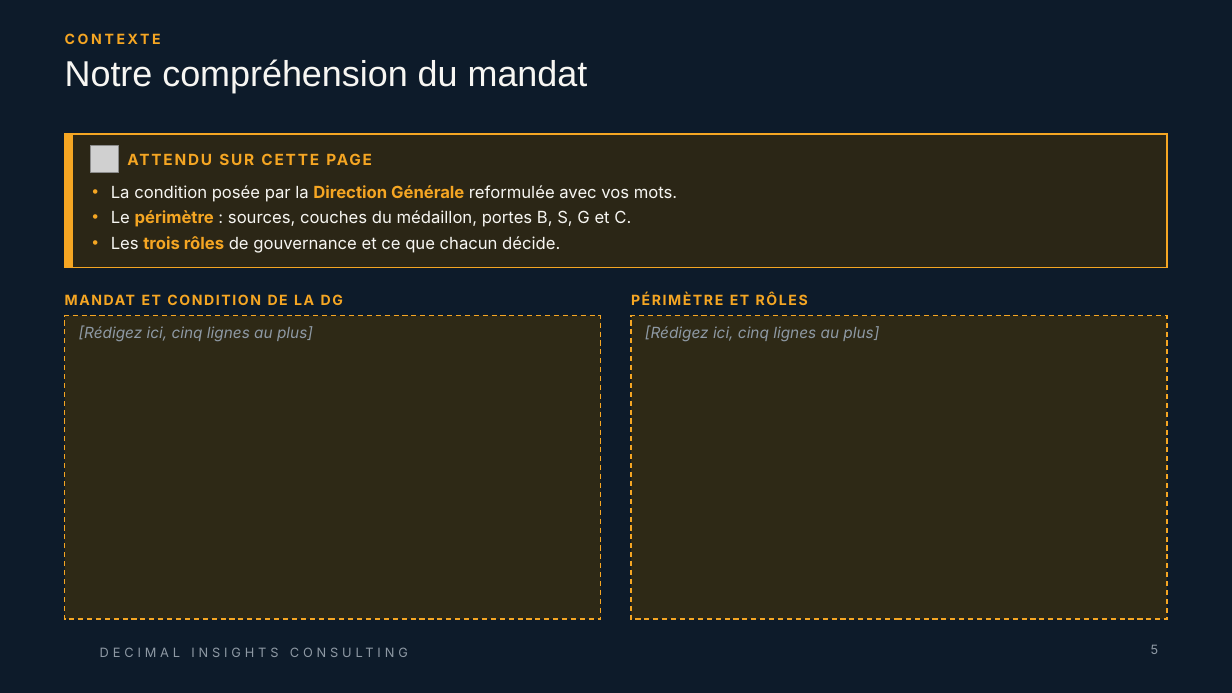
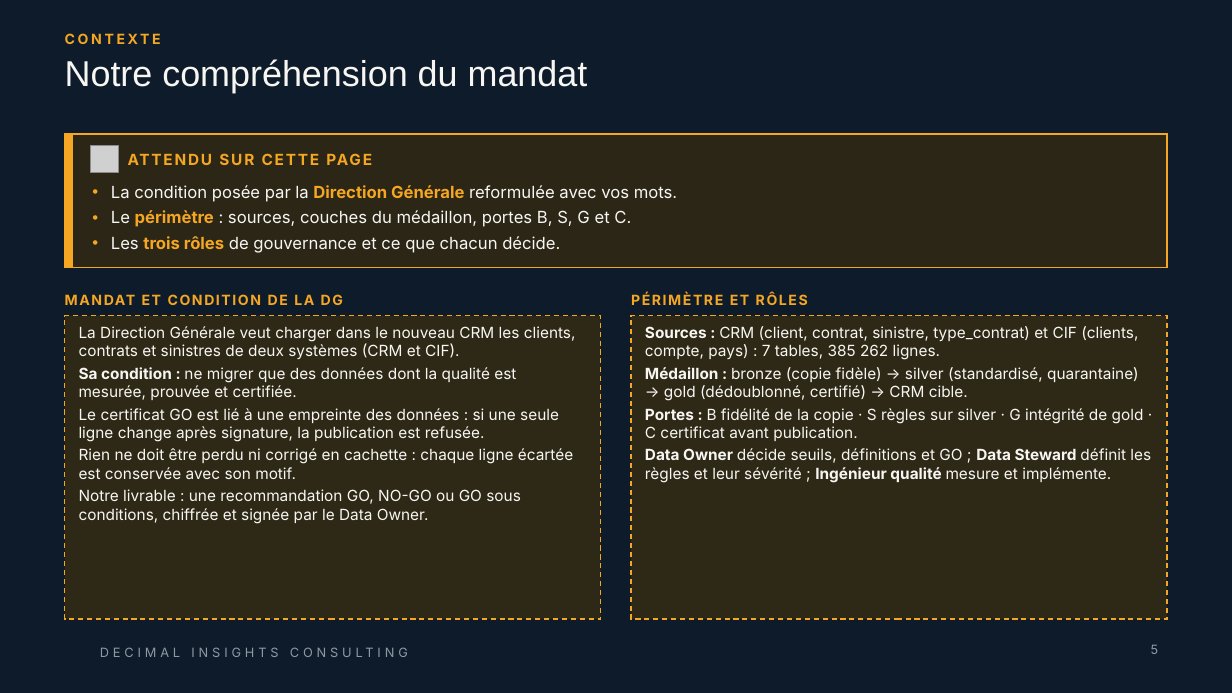
Before and after one commit to linam02/td-qualite-g04, a slide deck: slide 5 of livrables/Livrable_Groupe_TD_AssurConnect.pptx. Drawn at 1232x693 pixels with LibreOffice and Linux fonts; fonts in the diff are those of the drawing; grey boxes stand for pictures; background and template pictures are left out. Boxes give left, top, right and bottom in pixels: in the first picture for what was removed or moved away, otherwise in the second. Text is boxed around its words. In the diff, an @@ line names an element or a change of style, - is before the commit and + after.

Commit message:
Livrables finaux : S5, équipe, journal 10-13, rôles, PowerPoint

```diff
--- a/livrables/Livrable_Groupe_TD_AssurConnect.pptx
+++ b/livrables/Livrable_Groupe_TD_AssurConnect.pptx
@@ text in rectangle at [79, 326, 576, 524]: text changed; text colour #8E99A4 to #F7F6F2; italic off @@
-[Rédigez ici, cinq lignes au plus]
+La Direction Générale veut charger dans le nouveau CRM les clients, contrats et sinistres de deux systèmes (CRM et CIF).
+Sa condition : ne migrer que des données dont la qualité est mesurée, prouvée et certifiée.
+Le certificat GO est lié à une empreinte des données : si une seule ligne change après signature, la publication est refusée.
+Rien ne doit être perdu ni corrigé en cachette : chaque ligne écartée est conservée avec son motif.
+Notre livrable : une recommandation GO, NO-GO ou GO sous conditions, chiffrée et signée par le Data Owner.
@@ text in rectangle at [645, 326, 1151, 483]: text changed; text colour #8E99A4 to #F7F6F2; italic off @@
-[Rédigez ici, cinq lignes au plus]
+Sources : CRM (client, contrat, sinistre, type_contrat) et CIF (clients, compte, pays) : 7 tables, 385 262 lignes.
+Médaillon : bronze (copie fidèle) → silver (standardisé, quarantaine) → gold (dédoublonné, certifié) → CRM cible.
+Portes : B fidélité de la copie · S règles sur silver · G intégrité de gold · C certificat avant publication.
+Data Owner décide seuils, définitions et GO ; Data Steward définit les règles et leur sévérité ; Ingénieur qualité mesure et implémente.
```
Also in this commit, not shown: 45 other slides changed, 2 slides added, 8 other files.
